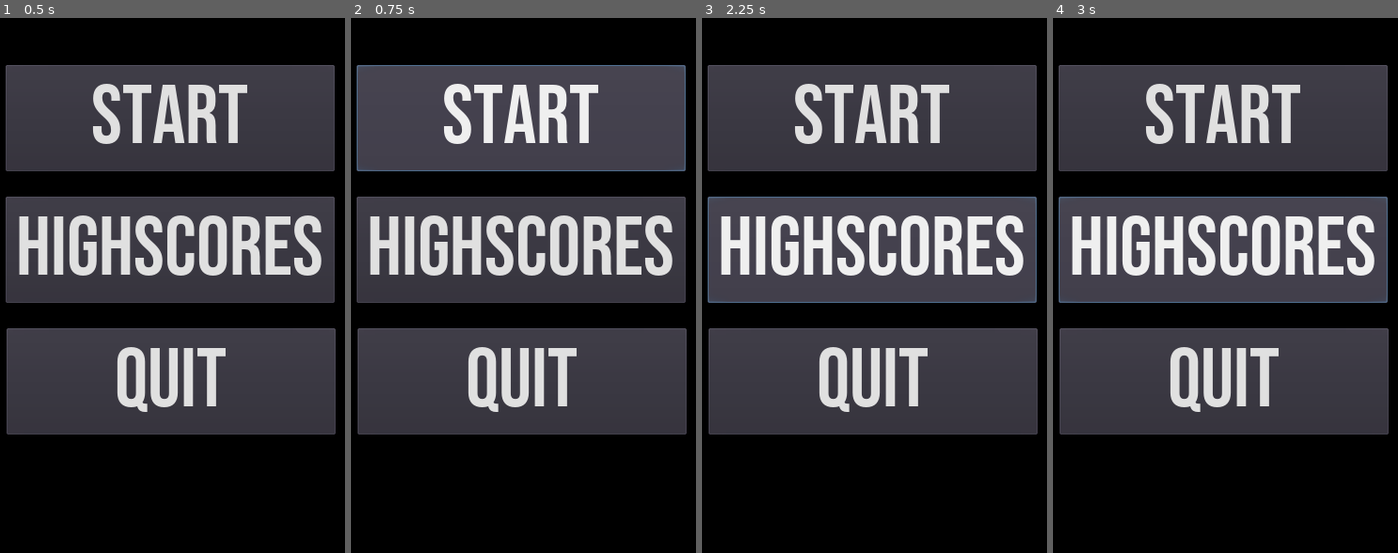
Above: before the commit, frames 1-4 (left to right).
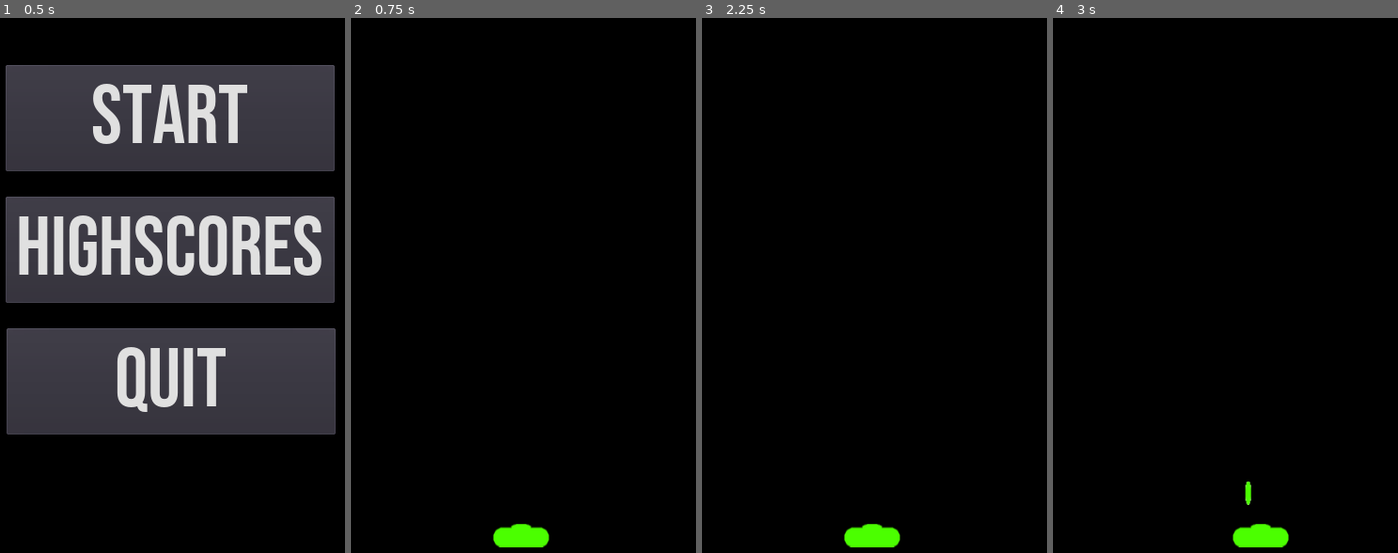
Above: after the commit, the same moments.

Repository: erri120/Space-Invaders
Game: Godot game, scene res://scenes/MainMenu.tscn
Two runs of this game, one before a commit and one after it. Both use one fixed random seed, a clock stepped at 60 frames per second and the inputs below.
Inputs (mouse positions are in pixels of both pictures, inside the frame that each line leads up to):
- Up to frame 1 (0.5 s): no input
- Up to frame 2 (0.75 s): click "START" at 0.5 s
- Up to frame 3 (2.25 s): click (871, 119) at 1.25 s, where only the run before the commit has a clickable "START"; click (871, 248) at 2 s, where only the run before the commit has a clickable "HIGHSCORES"
- Up to frame 4 (3 s): tap Enter at 2.75 s; hold Right (player_right) from 2.78 s (still down); tap Space (player_shoot) at 2.85 s

Frame 1 is identical in both runs. In frame 2, 57% of the frame differs, in the area x 1-98%, y 8-99%; in frame 3, 57%; in frame 4, 58%.

Commit message:
Added Player
-player can move and shoot
-projectiles despawn after leaving the screen

Diff:
--- /dev/null
+++ b/scenes/GameScreen.tscn
@@ -0,0 +1,30 @@
+[gd_scene load_steps=3 format=2]
+
+[ext_resource path="res://scenes/Player.tscn" type="PackedScene" id=1]
+
+[sub_resource type="RectangleShape2D" id=1]
+extents = Vector2( 50, 10 )
+
+[node name="Root" type="Node2D"]
+
+[node name="Camera2D" type="Camera2D" parent="."]
+current = true
+
+[node name="Player" parent="." instance=ExtResource( 1 )]
+position = Vector2( 0, 250 )
+
+[node name="BorderLeft" type="StaticBody2D" parent="."]
+editor/display_folded = true
+position = Vector2( -400, 250 )
+
+[node name="CollisionShape2D" type="CollisionShape2D" parent="BorderLeft"]
+shape = SubResource( 1 )
+
+[node name="BorderRight" type="StaticBody2D" parent="."]
+editor/display_folded = true
+position = Vector2( 400, 250 )
+
+[node name="CollisionShape2D" type="CollisionShape2D" parent="BorderRight"]
+shape = SubResource( 1 )
+
+[node name="Projectiles" type="Node" parent="."]
--- a/scenes/MainMenu.tscn
+++ b/scenes/MainMenu.tscn
@@ -26,6 +26,8 @@
 custom_fonts/font = SubResource( 1 )
 text = "START"
 script = ExtResource( 2 )
+change = true
+scene = "GameScreen.tscn"
 
 [node name="HighscoresButton" type="Button" parent="Control"]
 margin_left = 225.0
--- /dev/null
+++ b/scenes/Player.tscn
@@ -0,0 +1,16 @@
+[gd_scene load_steps=4 format=2]
+
+[ext_resource path="res://scripts/Player.gd" type="Script" id=1]
+[ext_resource path="res://textures/player.png" type="Texture" id=2]
+
+[sub_resource type="RectangleShape2D" id=1]
+extents = Vector2( 30.4765, 12.5693 )
+
+[node name="Player" type="KinematicBody2D"]
+script = ExtResource( 1 )
+
+[node name="Sprite" type="Sprite" parent="."]
+texture = ExtResource( 2 )
+
+[node name="CollisionShape2D" type="CollisionShape2D" parent="."]
+shape = SubResource( 1 )
--- /dev/null
+++ b/scenes/Projectile.tscn
@@ -0,0 +1,17 @@
+[gd_scene load_steps=4 format=2]
+
+[ext_resource path="res://scripts/Projectile.gd" type="Script" id=1]
+[ext_resource path="res://textures/projectile.png" type="Texture" id=2]
+
+[sub_resource type="CapsuleShape2D" id=1]
+radius = 3.18228
+height = 19.406
+
+[node name="Projectile" type="KinematicBody2D"]
+script = ExtResource( 1 )
+
+[node name="Sprite" type="Sprite" parent="."]
+texture = ExtResource( 2 )
+
+[node name="CollisionShape2D" type="CollisionShape2D" parent="."]
+shape = SubResource( 1 )
--- /dev/null
+++ b/scripts/Player.gd
@@ -0,0 +1,28 @@
+extends KinematicBody2D
+
+const MOVE_SPEED = 200
+var velocity = Vector2()
+
+func _ready():
+	pass
+
+func get_input():
+	if Input.is_action_just_pressed("player_left"):
+		velocity.x -= 1
+	if Input.is_action_just_pressed("player_right"):
+		velocity.x += 1
+	if Input.is_action_just_released("player_left")\
+	|| Input.is_action_just_released("player_right"):
+		velocity.x = 0
+	velocity = velocity.normalized() * MOVE_SPEED
+	if Input.is_action_just_released("player_shoot"):
+		var projectile = load("res://scenes/Projectile.tscn").instance()
+		projectile.set_name("Projectile")
+		var pos = position
+		pos.y-=35
+		projectile.position = pos
+		get_node("../Projectiles").add_child(projectile)
+
+func _physics_process(delta):
+	get_input()
+	move_and_collide(velocity*delta)
--- /dev/null
+++ b/scripts/Projectile.gd
@@ -0,0 +1,13 @@
+extends KinematicBody2D
+
+const MOVE_SPEED = 200
+var velocity = Vector2(0,-1)
+
+func _ready():
+	pass
+
+func _physics_process(delta):
+	if(position.y<-300):
+		#get_parent().remove_child(self) also works
+		self.queue_free()
+	move_and_collide(velocity.normalized()*MOVE_SPEED*delta)
Binary file added: textures/player.png
Binary file added: textures/projectile.png
